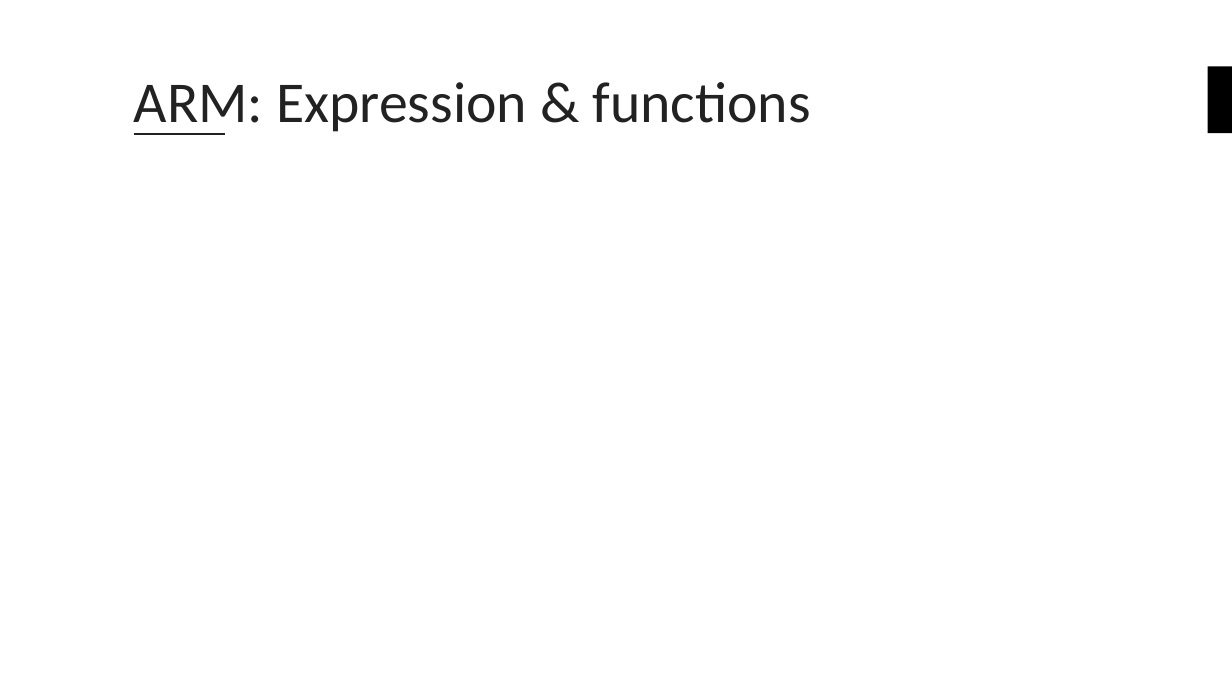
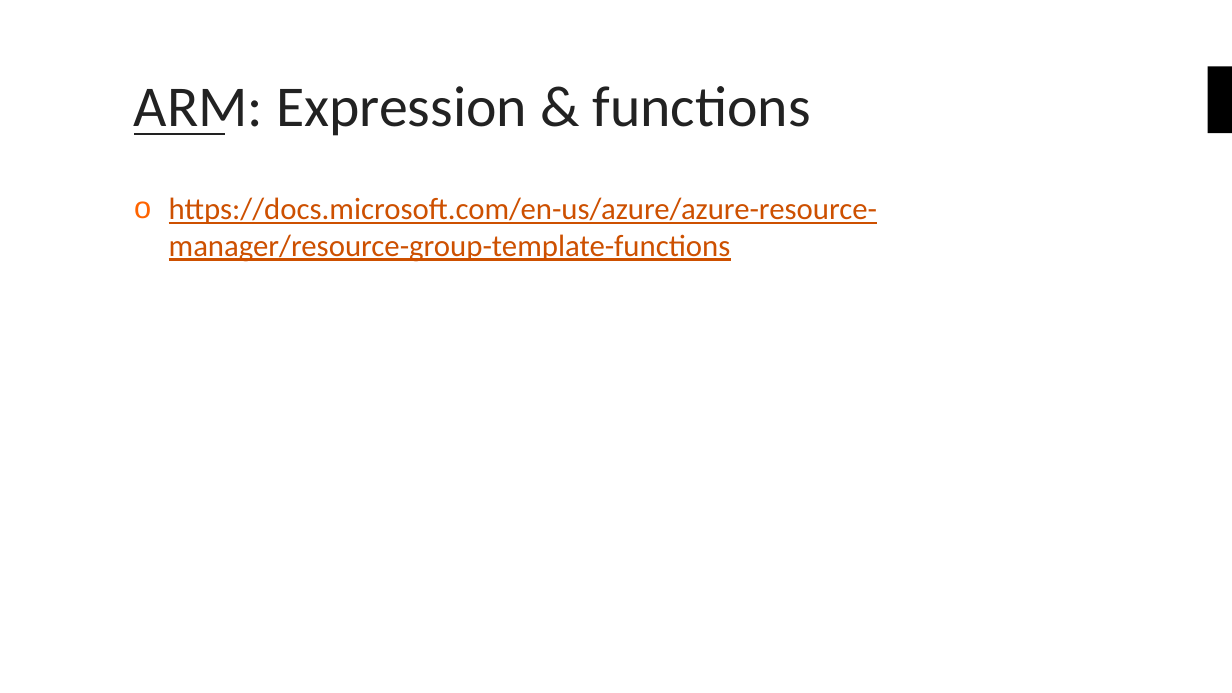
Before and after one commit to bouvet/azure-workshops, a slide deck: slide 22 of Workshop_2/Presentasjon/Azureskolen-Workshop#2.pptx. Drawn at 1232x693 pixels with LibreOffice and Linux fonts; fonts in the diff are those of the drawing; background and template pictures are left out. Boxes give left, top, right and bottom in pixels: in the first picture for what was removed or moved away, otherwise in the second. Text is boxed around its words. In the diff, an @@ line names an element or a change of style, - is before the commit and + after.

```diff
--- a/Workshop_2/Presentasjon/Azureskolen-Workshop#2.pptx
+++ b/Workshop_2/Presentasjon/Azureskolen-Workshop#2.pptx
@@ title "ARM: Expression & functions": place and size @@
-title "ARM: Expression & functions" at (134, 82, 811, 135)
+title "ARM: Expression & functions" at (134, 86, 811, 136)
@@ text added at (169, 197, 877, 262), 24 pt, text #CD5000, underline @@
+o https://docs.microsoft.com/en-us/azure/azure-resource-manager/resource-group-template-functions
```
Also in this commit, not shown: 1 other slide changed, 3 slides added, 2 slides removed, 1 other file.
